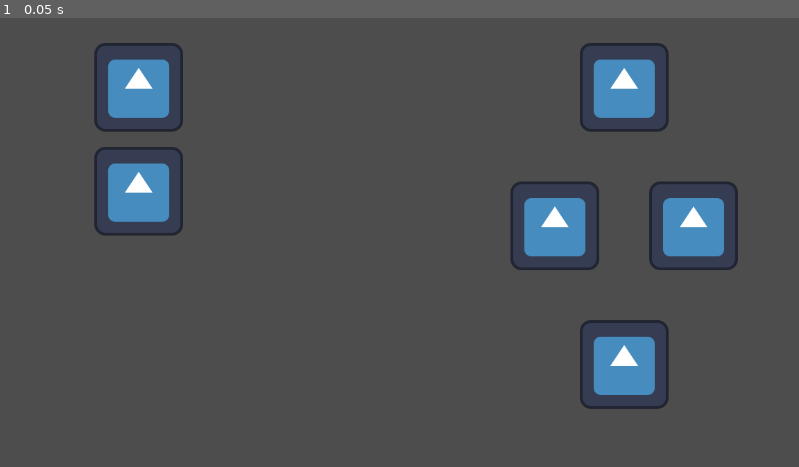
Above: before the commit, frame 1.
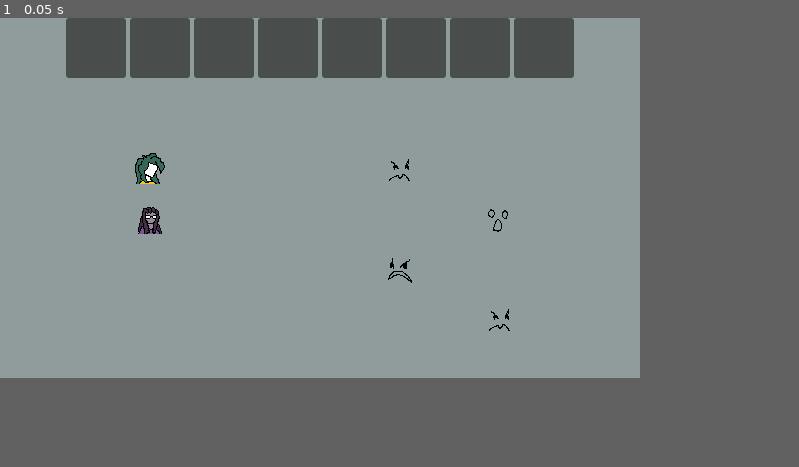
Above: after the commit, the same moment.

Repository: Octologue/godot-test-project
Game: Godot game, scene res://node_2d.tscn
The game is run twice, just before and just after one commit, with the same random seed, the same clock (stepped at 60 frames per second) and the same inputs. The engine's default icon, where the game draws it, is replaced by a stand-in: a white triangle on a blue panel in a dark square.
Inputs:
- Up to frame 1 (0.05 s): no input
In our replay, the window is 799x449 before the commit and 640x360 after it. These sizes can differ from the game's own. Grey fills any space a smaller window leaves; there, only what the larger window draws over its background counts as a difference.

The runs differ from the first frame. In frame 1, 59% of the frame differs, in the area x 0-93%, y 0-88%.

Commit message:
progress i guess

Diff:
--- a/battle_logic/BattleScene.gd
+++ b/battle_logic/BattleScene.gd
@@ -13,15 +13,12 @@
 @onready var enemies_node = $enemies
 @export var character_scene: PackedScene
 
-
-
 var player_positions := [
-	Vector2(200, 100),
-	Vector2(200, 250),
-	Vector2(200, 400),
-	Vector2(200, 550)
+	Vector2(150, 150),
+	Vector2(150, 200),
+	Vector2(150, 250),
+	Vector2(150, 300)
 ]
-
 var enemy_positions = battle_data.enemy_pos
 
 func _ready():
@@ -37,6 +34,7 @@
 	for enemy in battle_data.enemy_list:
 		var new_enemy = enemy.duplicate()
 		enemy_list.append(new_enemy)
+
 
 func _spawn_characters(chara_list : Array,chara_node : Node2D):
 	for child in chara_node.get_children():
--- a/battle_logic/Character.gd
+++ b/battle_logic/Character.gd
@@ -22,6 +22,8 @@
 var queue : Array[float]
 
 func queue_reset():
+#créer 4 valeurs d'après une suite arithmétique
+#pour avoir les positions du personnage dans la timeline
 	queue.clear()
 	for i in range(4):
 		if queue.is_empty():
--- a/battle_logic/data/BattleData.gd
+++ b/battle_logic/data/BattleData.gd
@@ -2,5 +2,11 @@
 class_name BattleData
 
 @export var enemy_list : Array[Character]
-@export var enemy_pos : Array[Vector2]
+@export var random_enemy_order : bool
+@export var enemy_pos : Array[Vector2]:
+	set (value):
+		enemy_pos = value
+		if random_enemy_order == true :
+			enemy_pos.shuffle()
+
 #add stuff like background, music or event later
--- a/battle_logic/data/battle_test.tres
+++ b/battle_logic/data/battle_test.tres
@@ -9,5 +9,6 @@
 [resource]
 script = ExtResource("2_q0f2h")
 enemy_list = Array[ExtResource("1_di0uu")]([ExtResource("2_aox2c"), ExtResource("3_v3gdg"), ExtResource("4_4avrj"), ExtResource("3_v3gdg")])
-enemy_pos = Array[Vector2]([Vector2(900, 100), Vector2(800, 300), Vector2(900, 500), Vector2(1000, 300)])
+random_enemy_order = true
+enemy_pos = Array[Vector2]([Vector2(400, 150), Vector2(500, 200), Vector2(400, 250), Vector2(500, 300)])
 metadata/_custom_type_script = "uid://cei210h2ftix8"
--- a/battle_logic/data/enemy1.tres
+++ b/battle_logic/data/enemy1.tres
@@ -1,10 +1,14 @@
 [gd_resource type="Resource" script_class="Character" load_steps=3 format=3 uid="uid://xi6lhu7b8k2v"]
 
 [ext_resource type="Script" uid="uid://daasw55bdrk7d" path="res://battle_logic/Character.gd" id="1_bynng"]
-[ext_resource type="Texture2D" uid="uid://81am3rxtunjw" path="res://icon.svg" id="2_kfhnk"]
+[ext_resource type="Texture2D" uid="uid://c5lepnllp8msa" path="res://battle_logic/sprites/New Piskel (1).png" id="2_kfhnk"]
 
 [resource]
 script = ExtResource("1_bynng")
 title = "enemy 1"
 sprite = ExtResource("2_kfhnk")
+is_player = false
+ATK = 0
+HP = 0
+SPE = 0
 metadata/_custom_type_script = "uid://daasw55bdrk7d"
--- a/battle_logic/data/enemy2.tres
+++ b/battle_logic/data/enemy2.tres
@@ -1,10 +1,14 @@
 [gd_resource type="Resource" script_class="Character" load_steps=3 format=3 uid="uid://lq3m0lwffkub"]
 
 [ext_resource type="Script" uid="uid://daasw55bdrk7d" path="res://battle_logic/Character.gd" id="1_t8fta"]
-[ext_resource type="Texture2D" uid="uid://81am3rxtunjw" path="res://icon.svg" id="2_tc4xe"]
+[ext_resource type="Texture2D" uid="uid://k0p4yw0c7ipv" path="res://battle_logic/sprites/New Piskel.png" id="2_tc4xe"]
 
 [resource]
 script = ExtResource("1_t8fta")
 title = "enemy 2"
 sprite = ExtResource("2_tc4xe")
+is_player = false
+ATK = 0
+HP = 0
+SPE = 0
 metadata/_custom_type_script = "uid://daasw55bdrk7d"
--- a/battle_logic/data/enemy3.tres
+++ b/battle_logic/data/enemy3.tres
@@ -1,10 +1,14 @@
 [gd_resource type="Resource" script_class="Character" load_steps=3 format=3 uid="uid://c1tuxo1eb1o3e"]
 
 [ext_resource type="Script" uid="uid://daasw55bdrk7d" path="res://battle_logic/Character.gd" id="1_401yt"]
-[ext_resource type="Texture2D" uid="uid://81am3rxtunjw" path="res://icon.svg" id="2_i4uq8"]
+[ext_resource type="Texture2D" uid="uid://q1uvyss5iyyt" path="res://battle_logic/sprites/New Piskel (2).png" id="2_i4uq8"]
 
 [resource]
 script = ExtResource("1_401yt")
 title = "enemy 3"
 sprite = ExtResource("2_i4uq8")
+is_player = false
+ATK = 0
+HP = 0
+SPE = 0
 metadata/_custom_type_script = "uid://daasw55bdrk7d"
--- a/battle_logic/data/player1.tres
+++ b/battle_logic/data/player1.tres
@@ -1,12 +1,12 @@
 [gd_resource type="Resource" script_class="Character" load_steps=3 format=3 uid="uid://eg6g06t5dfmf"]
 
 [ext_resource type="Script" uid="uid://daasw55bdrk7d" path="res://battle_logic/Character.gd" id="1_lgkgl"]
-[ext_resource type="Texture2D" uid="uid://81am3rxtunjw" path="res://icon.svg" id="1_xtlnf"]
+[ext_resource type="Texture2D" uid="uid://bfxywgud0bk3s" path="res://battle_logic/sprites/New Piskel (3).png" id="2_28270"]
 
 [resource]
 script = ExtResource("1_lgkgl")
 title = "player 1"
-sprite = ExtResource("1_xtlnf")
+sprite = ExtResource("2_28270")
 is_player = true
 ATK = 0
 HP = 0
--- a/battle_logic/data/player2.tres
+++ b/battle_logic/data/player2.tres
@@ -1,12 +1,12 @@
 [gd_resource type="Resource" script_class="Character" load_steps=3 format=3 uid="uid://b748wy4f7pjej"]
 
-[ext_resource type="Texture2D" uid="uid://81am3rxtunjw" path="res://icon.svg" id="1_n6fbi"]
 [ext_resource type="Script" uid="uid://daasw55bdrk7d" path="res://battle_logic/Character.gd" id="2_3yjxn"]
+[ext_resource type="Texture2D" uid="uid://dbhghm50vsjj7" path="res://battle_logic/sprites/New Piskel (6).png" id="2_eqjrk"]
 
 [resource]
 script = ExtResource("2_3yjxn")
 title = "player 2"
-sprite = ExtResource("1_n6fbi")
+sprite = ExtResource("2_eqjrk")
 is_player = true
 ATK = 0
 HP = 0
--- a/node_2d.tscn
+++ b/node_2d.tscn
@@ -10,3 +10,108 @@
 [node name="players" type="Node2D" parent="."]
 
 [node name="enemies" type="Node2D" parent="."]
+
+[node name="UI" type="CanvasLayer" parent="."]
+
+[node name="HBoxContainer" type="HBoxContainer" parent="UI"]
+anchors_preset = 5
+anchor_left = 0.5
+anchor_right = 0.5
+offset_left = -254.0
+offset_right = 254.0
+offset_bottom = 60.0
+grow_horizontal = 2
+
+[node name="TimelineSlot" type="Panel" parent="UI/HBoxContainer"]
+custom_minimum_size = Vector2(60, 60)
+layout_mode = 2
+
+[node name="TextureRect" type="TextureRect" parent="UI/HBoxContainer/TimelineSlot"]
+layout_mode = 0
+offset_right = 40.0
+offset_bottom = 40.0
+expand_mode = 1
+stretch_mode = 5
+
+[node name="TimelineSlot2" type="Panel" parent="UI/HBoxContainer"]
+custom_minimum_size = Vector2(60, 60)
+layout_mode = 2
+
+[node name="TextureRect" type="TextureRect" parent="UI/HBoxContainer/TimelineSlot2"]
+layout_mode = 0
+offset_right = 40.0
+offset_bottom = 40.0
+expand_mode = 1
+stretch_mode = 5
+
+[node name="TimelineSlot3" type="Panel" parent="UI/HBoxContainer"]
+custom_minimum_size = Vector2(60, 60)
+layout_mode = 2
+
+[node name="TextureRect" type="TextureRect" parent="UI/HBoxContainer/TimelineSlot3"]
+layout_mode = 0
+offset_right = 40.0
+offset_bottom = 40.0
+expand_mode = 1
+stretch_mode = 5
+
+[node name="TimelineSlot4" type="Panel" parent="UI/HBoxContainer"]
+custom_minimum_size = Vector2(60, 60)
+layout_mode = 2
+
+[node name="TextureRect" type="TextureRect" parent="UI/HBoxContainer/TimelineSlot4"]
+layout_mode = 0
+offset_right = 40.0
+offset_bottom = 40.0
+expand_mode = 1
+stretch_mode = 5
+
+[node name="TimelineSlot5" type="Panel" parent="UI/HBoxContainer"]
+custom_minimum_size = Vector2(60, 60)
+layout_mode = 2
+
+[node name="TextureRect" type="TextureRect" parent="UI/HBoxContainer/TimelineSlot5"]
+layout_mode = 0
+offset_right = 40.0
+offset_bottom = 40.0
+expand_mode = 1
+stretch_mode = 5
+
+[node name="TimelineSlot6" type="Panel" parent="UI/HBoxContainer"]
+custom_minimum_size = Vector2(60, 60)
+layout_mode = 2
+
+[node name="TextureRect" type="TextureRect" parent="UI/HBoxContainer/TimelineSlot6"]
+layout_mode = 0
+offset_right = 40.0
+offset_bottom = 40.0
+expand_mode = 1
+stretch_mode = 5
+
+[node name="TimelineSlot7" type="Panel" parent="UI/HBoxContainer"]
+custom_minimum_size = Vector2(60, 60)
+layout_mode = 2
+
+[node name="TextureRect" type="TextureRect" parent="UI/HBoxContainer/TimelineSlot7"]
+layout_mode = 0
+offset_right = 40.0
+offset_bottom = 40.0
+expand_mode = 1
+stretch_mode = 5
+
+[node name="TimelineSlot8" type="Panel" parent="UI/HBoxContainer"]
+custom_minimum_size = Vector2(60, 60)
+layout_mode = 2
+
+[node name="TextureRect" type="TextureRect" parent="UI/HBoxContainer/TimelineSlot8"]
+layout_mode = 0
+offset_right = 40.0
+offset_bottom = 40.0
+expand_mode = 1
+stretch_mode = 5
+
+[node name="ColorRect" type="ColorRect" parent="."]
+z_index = -5
+offset_right = 640.0
+offset_bottom = 360.0
+color = Color(0.564484, 0.609991, 0.607005, 1)
--- a/project.godot
+++ b/project.godot
@@ -14,3 +14,8 @@
 run/main_scene="uid://dypy4oy4ron2l"
 config/features=PackedStringArray("4.4", "Forward Plus")
 config/icon="res://icon.svg"
+
+[display]
+
+window/size/viewport_width=640
+window/size/viewport_height=360
Binary file added: battle_logic/sprites/New Piskel (1).png
Not shown, added: battle_logic/sprites/New Piskel (1).png.import
Binary file added: battle_logic/sprites/New Piskel (2).png
Not shown, added: battle_logic/sprites/New Piskel (2).png.import
Binary file added: battle_logic/sprites/New Piskel (3).png
Not shown, added: battle_logic/sprites/New Piskel (3).png.import
Binary file added: battle_logic/sprites/New Piskel (4).png
Not shown, added: battle_logic/sprites/New Piskel (4).png.import
Binary file added: battle_logic/sprites/New Piskel (5).png
Not shown, added: battle_logic/sprites/New Piskel (5).png.import
Binary file added: battle_logic/sprites/New Piskel (6).png
Not shown, added: battle_logic/sprites/New Piskel (6).png.import
(and 3 more such lines)
